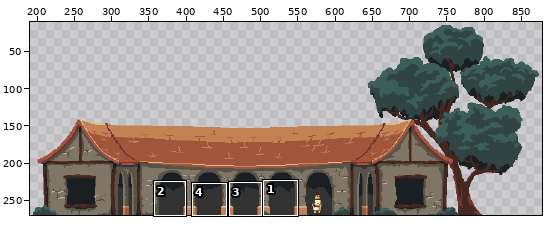
Pixel-art file, stored at Assets/Artwork/Buildings/BarracksOutside.aseprite. The picture above shows the old version from afar; the outline marks the close-up.
Close-up. Earlier state:
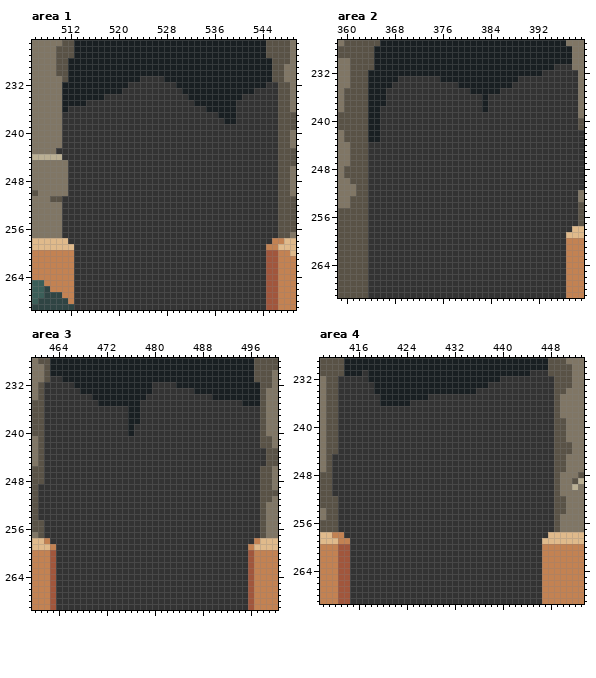
960x270 pixels, 1 frame. Shown: area 1: x 506..549, y 225..269; area 2: x 359..399, y 227..269; area 3: x 460..500, y 228..269; area 4: x 410..453, y 229..269. The wide view leaves out empty margins. The commit also changed other parts of the picture, which this record leaves out.
New version:
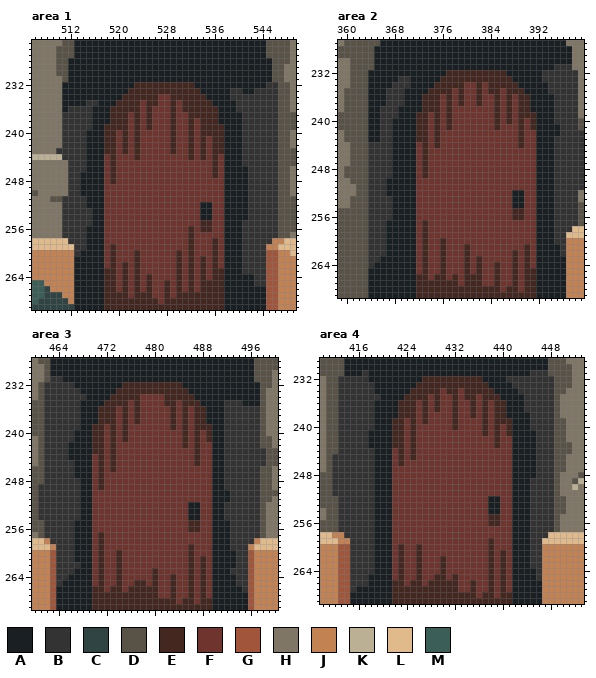
Palette (. is transparent): A #191f22  B #333333  C #2f4443  D #595246  E #44271f  F #6f342d  G #a1563c  H #807665  J #c38252  K #bbb094  L #e0ba8b  M #3b5e58
Difference:
Changed rows in their new state; - is an unchanged pixel.
Area 1, layer "Building":
first column x 513:
231 -----------AAAA-----------------
232 ---------AEEEEEEEEEE------------
233 --------AEEEEEEEEEEEE-----BB----
234 -----AAAEEEEEEFFEEEEEE----BB----
235 ----AAAEEEEFEEFFEFEEEEE---------
236 ---AAAEEEEEFEFFFEFEEEEEE--------
237 ---AAAEEEFEFEFFFEFFEEEEE---A----
238 ---AAAEEEFEFEFFFEFFEFEEEA--A----
239 ---AAEEEEFEFEFFFEFFEFEEEEAAA----
240 --AAAEEFEFEFFFFFEFFEFEEEEAAA----
241 --AAAEEFEFEFFFFFEFFEFEFEEAAA----
242 --AAAEEFEFEFFFFFEFFEFEFEEAAA----
243 --AAAEEFEFEFFFFFEFFEFEFEEAAA----
244 --AAAFEFFFEFFFFFFFFEFEFEFAAA----
245 --AAAFEFFFFFFFFFFFFFFFFEFAAA----
246 --AAAFEFFFFFFFFFFFFFFFFEFAAAA---
247 -AAAAFEFFFFFFFFFFFFFFFFEFAAAA---
248 -AAAAFEFFFFFFFFFFFFFFFFFFAAAA---
249 -AAAAFFFFFFFFFFFFFFFFFFFFAAAA---
250 -AAAAFFFFFFFFFFFFFFFFFFFFAAAA---
251 --AAAFFFFFFFFFFFFFFFFFFFFAAAA---
252 --AAAFFFFFFFFFFFFFFFFAAFFAAAA---
253 ---AAFFFFFFFFFFFFFFFFAAFFAAAA---
254 ---AAFFFFFFFFFFFFFFFFAAFFAAAA---
255 ---AAFFFFFFFFFFFFFFFFEEFFAAA----
256 --AAAFFFFFFFFFFFFFFEFEEFFAAA----
257 --AAAFFFFFFFFFFFFFFEFFFFFAAA----
258 --AAAFFFFFFFFFFFFFFEFFFEFAAA----
259 --AAAFEFFFFFFFFFFFFEFFFEFAAA----
260 -AAAAFEFFFEFFFFFFEFEFFFEFAAA----
261 AAAAAFEFFFEFFFFFFEFEFEFEFAAA----
262 AAAAAFEFEFEFFFFFFEFEFEFEFAAA----
263 AAAAAEEFEFEFFFFFFEFEFEFEEAAA----
264 AAAAAEEFEFEFEFFFFEFEFEFEEAAAAA--
265 AAAAAEEFEFEFEFFEFEFEFEEEEAAAAA--
266 AAAAAEEFEFEFEFFEFEFEFEEEEAAAAAAA
267 AAAAAEEEEFEEEFFEFEEEEEEEEAAAAAAA
268 AAAAAEEEEEEEEEFEEEEEEEEEEAAAAAAA
269 AAAAAEEEEEEEEEEEEEEEEEEEEAAAAAAA
Area 2, layer "Building":
first column x 364:
232 -------------EEEEEEEEEE----------
233 -------AAAAAEEEEEEEEEEEE-AAAA----
234 -------AAAAEEEEEFFEFEEEEEAAAAA---
235 ------AAAAEEEEFEFFEFEEFEEEAAAA---
236 ------AAAEEEFEFEFFEFFEFEFEEAAAA--
237 ------AAAEEEFEFEFFEFFEFEFEEAAAA--
238 -----AAAAEEEFEFFFFFFFEFEFEEAAAA--
239 -----AAAEEFEFEFFFFFFFEFEFEEEAAA--
240 ----AAAAEEFEFEFFFFFFFEFEFEFEAAA--
241 ----AAAAEEFEFEFFFFFFFEFFFEFEAAAA-
242 ----AAAAEEFEFFFFFFFFFFFFFEFFAAAA-
243 ----AAAAEEFEFFFFFFFFFFFFFEFFAAA--
244 ----AAAAFEFEFFFFFFFFFFFFFEFFAAA--
245 ----AAAAFEFFFFFFFFFFFFFFFFFFAAA--
246 ----AAAAFEFFFFFFFFFFFFFFFFFFAAA--
247 ----AAAAFEFFFFFFFFFFFFFFFFFFAAA--
248 ----AAAAFEFFFFFFFFFFFFFFFFFFAAA--
249 ----AAAAFEFFFFFFFFFFFFFFFFFFAAA--
250 ---AAAAAFFFFFFFFFFFFFFFFFFFFAAA--
251 ---AAAAAFFFFFFFFFFFFFFFFFFFFAAA--
252 ---AAAAAFFFFFFFFFFFFFFFFAAFFAAA--
253 ----AAAAFFFFFFFFFFFFFFFFAAFFAAA--
254 ----AAAAFFFFFFFFFFFFFFFFAAFFAAA--
255 ----AAAAFFFFFFFFFFFFFFFFEEFFAAA--
256 ----AAAAFFFFFFFFFFFFFFFFEEFFAAA--
257 ---AAAAAFEFFFFFFFFFFFFFFFFFFAAA--
258 ---AAAAAFEFFFFFFFFFFFFFFFFFFAAA--
259 ---AAAAAFEFFFFFFFFFFFFFFFFFFAAA--
260 ---AAAAAFEFFEFFFFFFFFFFFFFFFAAA--
261 ---AAAAAFEFFEFFFEFFFFFFFFFEFAAAA-
262 ---AAAAAFEFFEFFFEFFFFFFFEFEFAAAA-
263 --AAAAAAFEFFEFFFEFEFFFFFEFEFAAAAA
264 -AAAAAAAFEFFEFFFEFEFFEFFEFEFAAAAA
265 AAAAAAAAFEFFEFFFEFEFFEFFEFEEAAAAA
266 AAAAAAAAEEFEEFEFEEEFFEFFEFEEAAAAA
267 AAAAAAAAEEEEEEEFEEEFFEFFEFEEAAAAA
268 AAAAAAAAEEEEEEEEEEEEEEFEEFEEAAAAA
269 AAAAAAAAEEEEEEEEEEEEEEEEEEEEAAAAA
Area 3, layer "Building":
first column x 464:
232 -----------EEEEEEEEEE-----------
233 ----------EEEEEEEEEEEEA---------
234 -----A---EEEEEFFFFEEEEEAAA------
235 ----AAA-EEEEFEFFFFEEFEEEAAAA----
236 ----AAAEEEFEFEFFFFFEFEFEEAAA----
237 ----AAAEEEFEFEFFFFFEFEFEEAAA----
238 ----AAAEEEFEFEFFFFFEFEFEEAAA----
239 ----AAEEFEFEFFFFFFFEFEFEEEAA----
240 ---AAAEEFEFEFFFFFFFFFEFEFEAA----
241 ---AAAEEFEFEFFFFFFFFFEFEFEAA----
242 --AAAAEEFEFFFFFFFFFFFEFEFFAA----
243 --AAAAEEFEFFFFFFFFFFFFFEFFAA----
244 --AAAAFEFEFFFFFFFFFFFFFEFFAA----
245 ---AAAFEFEFFFFFFFFFFFFFEFFAA----
246 ---AAAFEFEFFFFFFFFFFFFFFFFAA----
247 ---AAAFEFFFFFFFFFFFFFFFFFFAA----
248 ----AAFEFFFFFFFFFFFFFFFFFFAA----
249 ----AAFEFFFFFFFFFFFFFFFFFFAA----
250 ----AAFFFFFFFFFFFFFFFFFFFFAAA---
251 ----AAFFFFFFFFFFFFFFFFFFFFAAA---
252 ----AAFFFFFFFFFFFFFFFFAAFFAA----
253 ----AAFFFFFFFFFFFFFFFFAAFFAA----
254 ----AAFFFFFFFFFFFFFFFFAAFFAA----
255 ---AAAFFFFFFFFFFFFFFFFEEFFAAA---
256 ---AAAFFFFFFFFFFFFFFFFEEFFAAA---
257 ---AAAFEFFFFFFFFFFFFFFFFFFAAA---
258 ---AAAFEFFFFFFFFFFFFFFFFFFAAA---
259 ---AAAFEFFFFFFFFFFFFFFEFFFAAA---
260 ---AAAFEFFEFFFFFFFFFFFEFFFAAAA--
261 ---AAAFEFFEFFFFFFFFFFFEFEFAAAA--
262 ----AAFEFFEFFFFFFFFFFFEFEFAAAA--
263 ---AAAFEFFEFFFFFEFFFFFEFEFAAA---
264 --AAAAFEFFEFFFFFEFFEFFEFEFAAAA--
265 -AAAAAFEFFEFFEEFEFFEFFEFEFAAAA--
266 AAAAAAEEFEEFEEEEEFFEFFEFEFAAAAA-
267 AAAAAAEEEEEEEEEEEFFEFFEFEFAAAAAA
268 AAAAAAEEEEEEEEEEEEEEFEEFEEAAAAAA
269 AAAAAAEEEEEEEEEEEEEEEEEEEEAAAAAA
Area 4, layer "Building":
first column x 415:
232 ------------EEEEEEEEEE---A------
233 -----------EEEEEEEEEEEEAAAA-----
234 ----------EEEEEFEEFEEEEEAAAA----
235 ---------EEEEFEFFEFEEFEEEAAAA---
236 ----A---EEEFEFEFFEFFEFEFEEAAA---
237 ----AAAAEEEFEFEFFEFFEFEFEEAAA---
238 ----AAAAEEEFEFFFFEFFEFEFEEAAAA--
239 ----AAAEEFEFEFFFFEFFFFEFEEEAAA--
240 ----AAAEEFEFFFFFFEFFFFEFEFEAAA--
241 ---AAAAEEFEFFFFFFFFFFFEFEFEAAAA-
242 ---AAAAEEFEFFFFFFFFFFFFFEFFAAAA-
243 ---AAAAEEFEFFFFFFFFFFFFFEFFAAAA-
244 ----AAAFEFEFFFFFFFFFFFFFFFFAAAA-
245 ----AAAFEFEFFFFFFFFFFFFFFFFAAAA-
246 ----AAAFEFFFFFFFFFFFFFFFFFFAAAA-
247 ----AAAFFFFFFFFFFFFFFFFFFFFAAAA-
248 ----AAAFFFFFFFFFFFFFFFFFFFFAAAA-
249 ----AAAFFFFFFFFFFFFFFFFFFFFAAA--
250 ----AAAFFFFFFFFFFFFFFFFFFFFAAA--
251 ----AAAFFFFFFFFFFFFFFFFFFFFAAA--
252 ----AAAFFFFFFFFFFFFFFFFAAFFAAA--
253 ----AAAFFFFFFFFFFFFFFFFAAFFAAA--
254 ----AAAFFFFFFFFFFFFFFFFAAFFAAA--
255 ----AAAFFFFFFFFFFFFFFFFEEFFAAA--
256 ----AAAFFFFFFFFFFFFFFFFEEFFAAA--
257 ----AAAFFFFFFFFFFFFFFFFFFFFAAA--
258 ----AAAFFFFFFFFFFFFFFFFFFFFAAA--
259 ----AAAFFFFFFFFFFFFFFFFEFFFAAA--
260 ----AAAFEFFEFFFFFFFFFFFEFFFAAA--
261 ----AAAFEFFEFFFFFFFFFFFEFEFAAA--
262 ----AAAFEFFEFFFEFFFFFFFEFEFAAA--
263 ----AAAFEFFEFFFEFFFFFFFEFEFAAA--
264 ----AAAFEFFEFFFEFFFFFFFEFEFAAAA-
265 ---AAAAFEFFEFFEEFEFFFFFEFEFAAAA-
266 ---AAAAEEFEEFEEEEEFFEFFEFEFAAAAA
267 -AAAAAAEEEEEEEEEEEFFEFFEFEFAAAAA
268 AAAAAAAEEEEEEEEEEEEEEFEEFEEAAAAA
269 AAAAAAAEEEEEEEEEEEEEEEEEEEEAAAAA
Where, in picture pixels (left, top, right, bottom), the same in both close-ups:
changed: (74, 76, 266, 310)
changed: (368, 70, 566, 298)
changed: (56, 382, 248, 610)
changed: (350, 376, 542, 604)
